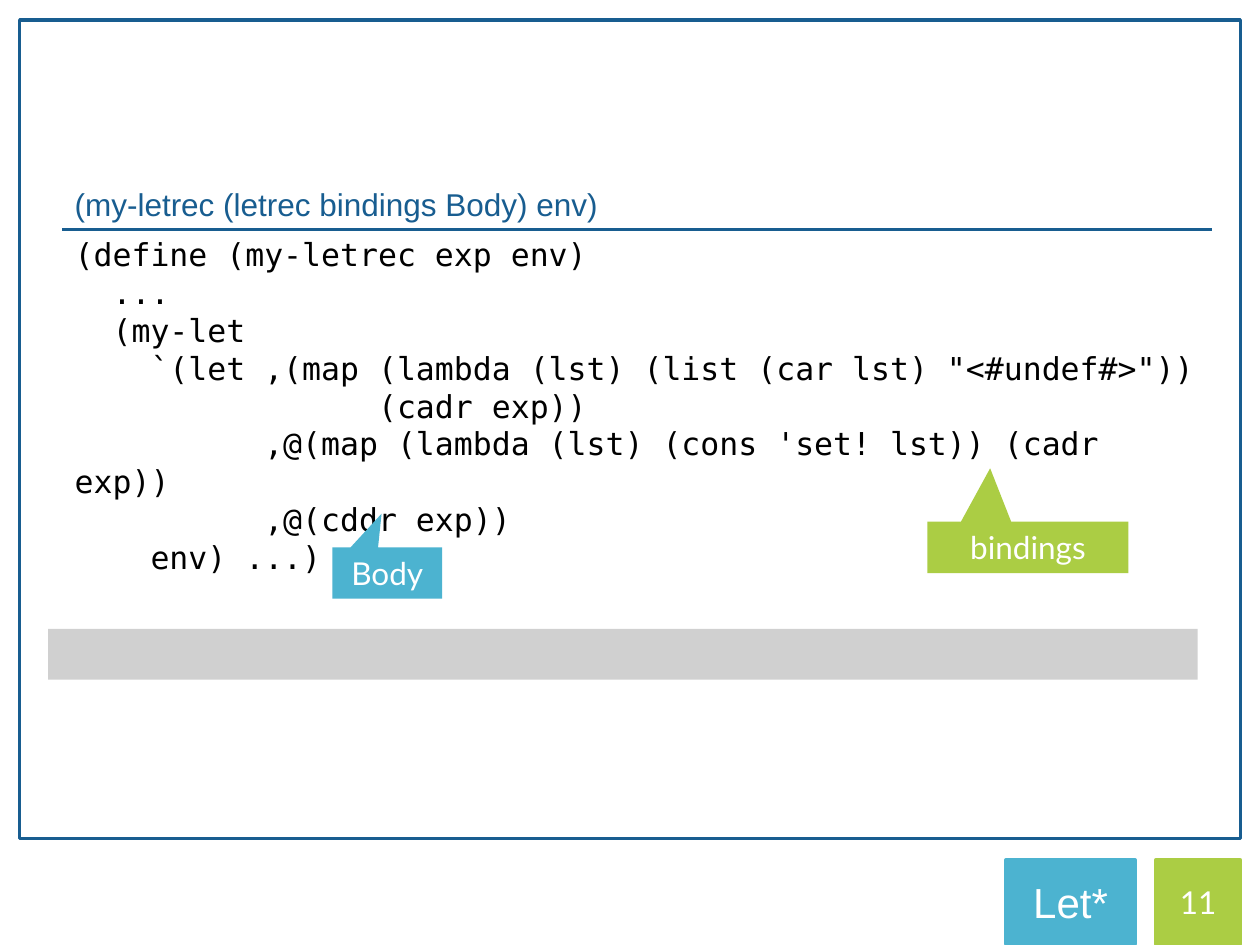
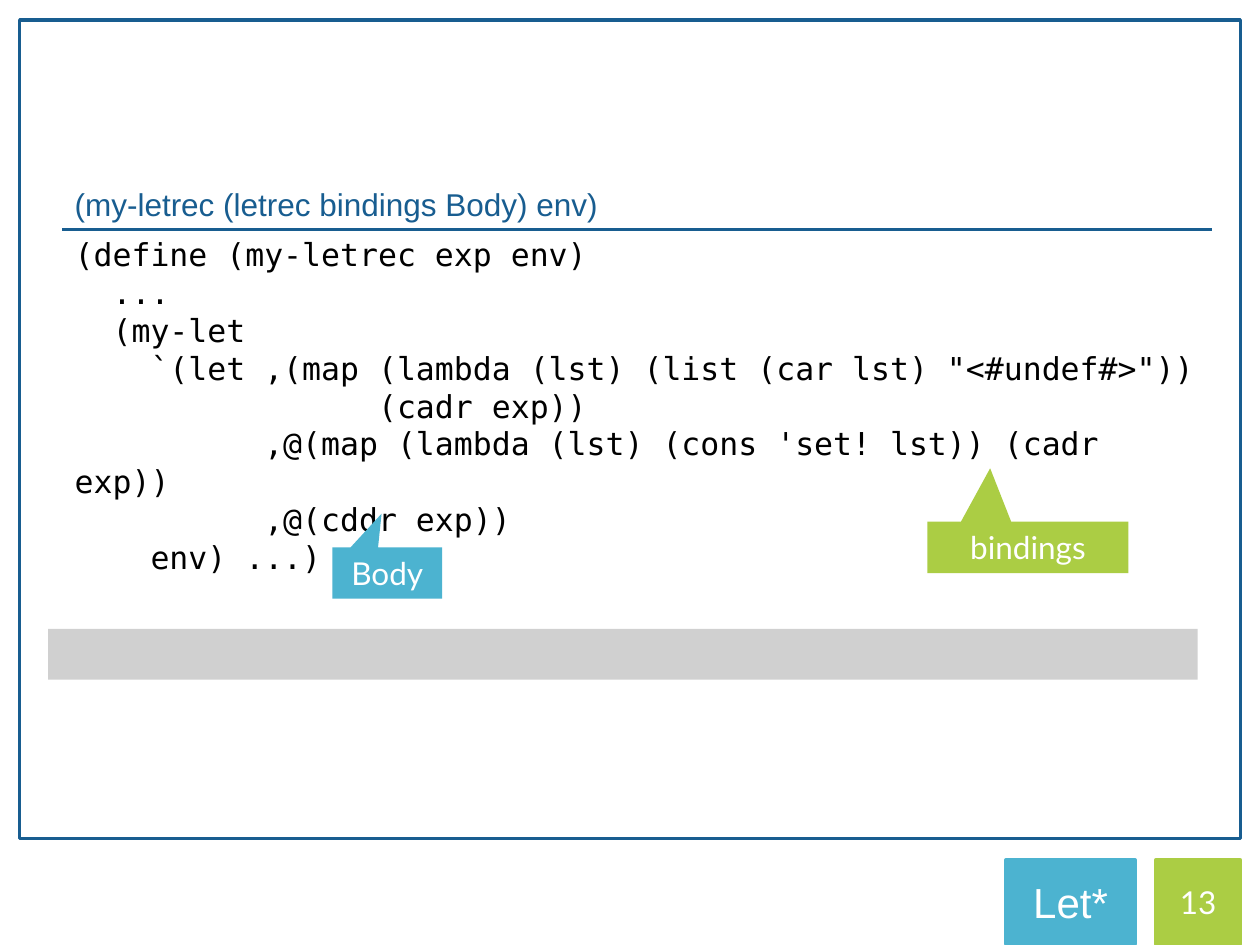
Before and after one commit to ryotaro612/scm, a slide deck: slide 13 of scm.pptx (slide 15 before the commit). Drawn at 1260x945 pixels with LibreOffice and Linux fonts; fonts in the diff are those of the drawing; grey boxes stand for pictures. Boxes give left, top, right and bottom in pixels: in the first picture for what was removed or moved away, otherwise in the second. Text is boxed around its words. In the diff, an @@ line names an element or a change of style, - is before the commit and + after.

```diff
--- a/scm.pptx
+++ b/scm.pptx
@@ text in rectangle at <box>1180,891,1217,915</box>: text changed @@
-11
+13
```
Also in this commit, not shown: 6 other slides changed, 2 slides added, 4 slides removed.
